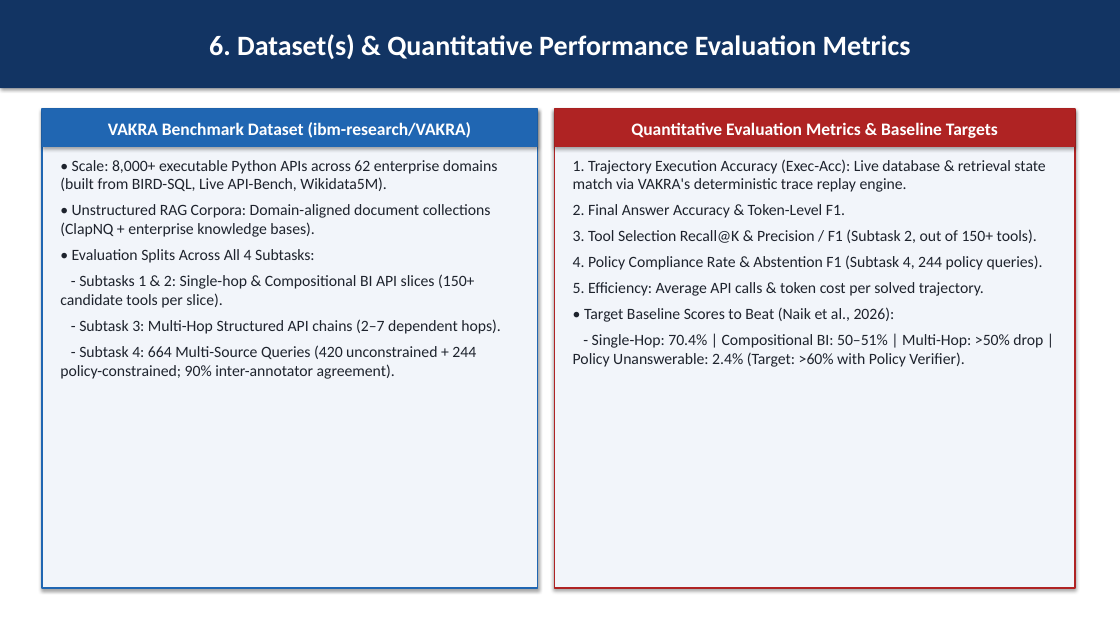
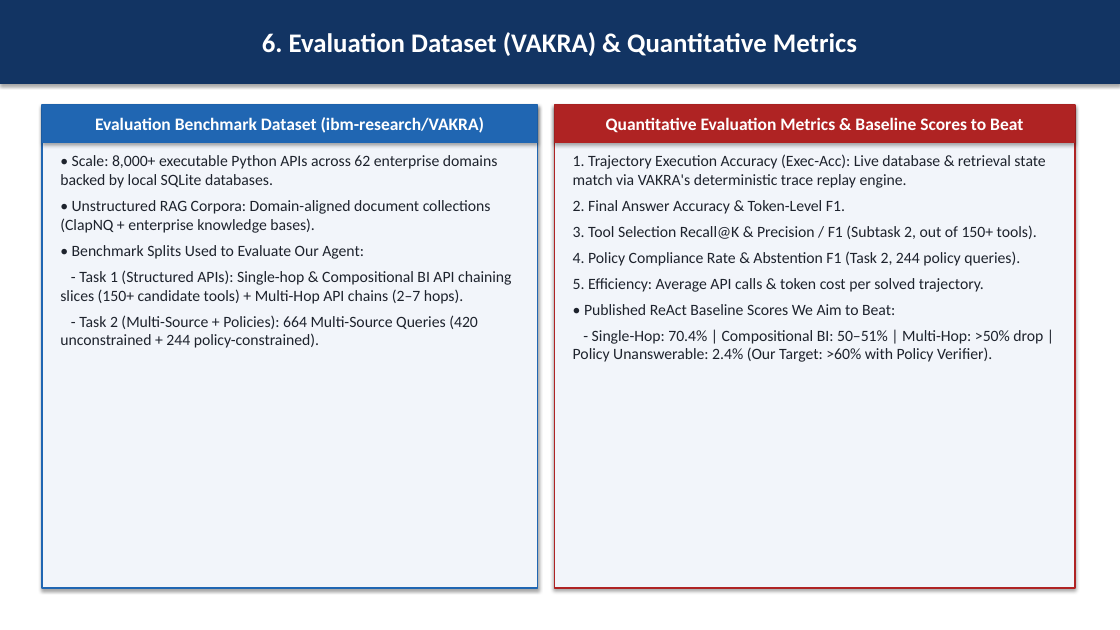
Before and after one commit to NancyHisham/SemEval-2027-Task-11-VAKRA-Advanced, a slide deck: slide 7 of Presentation_VAKRA_Nov21.pptx. Drawn at 1120x630 pixels with LibreOffice and Linux fonts; fonts in the diff are those of the drawing. Boxes give left, top, right and bottom in pixels: in the first picture for what was removed or moved away, otherwise in the second. Text is boxed around its words. In the diff, an @@ line names an element or a change of style, - is before the commit and + after.

```diff
--- a/Presentation_VAKRA_Nov21.pptx
+++ b/Presentation_VAKRA_Nov21.pptx
@@ rectangle "6. Evaluation Dataset (VAKRA) & ...": place and size @@
-rectangle "6. Evaluation Dataset (VAKRA) & ..." at box(0, 0, 1120, 88)
+rectangle "6. Evaluation Dataset (VAKRA) & ..." at box(0, 0, 1120, 84)
@@ text in rectangle at box(262, 32, 857, 56): text changed; size 24 to 23 pt @@
-6. Dataset(s) & Quantitative Performance Evaluation Metrics
+6. Evaluation Dataset (VAKRA) & Quantitative Metrics
@@ rectangle "Evaluation Benchmark Dataset (ibm-research/VAKRA)": place and size @@
-rectangle "Evaluation Benchmark Dataset (ibm-research/VAKRA)" at box(42, 109, 538, 147)
+rectangle "Evaluation Benchmark Dataset (ibm-research/VAKRA)" at box(42, 105, 538, 143)
@@ rectangle: place and size @@
-rectangle at box(42, 109, 538, 588)
+rectangle at box(42, 105, 538, 588)
@@ text in rectangle at box(95, 117, 485, 133): text changed @@
-VAKRA Benchmark Dataset (ibm-research/VAKRA)
+Evaluation Benchmark Dataset (ibm-research/VAKRA)
@@ rectangle "Quantitative Evaluation Metrics & Baseline ...": place and size @@
-rectangle "Quantitative Evaluation Metrics & Baseline ..." at box(555, 109, 1075, 147)
+rectangle "Quantitative Evaluation Metrics & Baseline ..." at box(555, 105, 1075, 143)
@@ rectangle: place and size @@
-rectangle at box(555, 109, 1075, 588)
+rectangle at box(555, 105, 1075, 588)
@@ text in rectangle at box(606, 117, 1023, 133): text changed @@
-Quantitative Evaluation Metrics & Baseline Targets
+Quantitative Evaluation Metrics & Baseline Scores to Beat
@@ text at box(573, 154, 1045, 362): text changed @@
-4. Policy Compliance Rate & Abstention F1 (Subtask 4, 244 policy queries).
+4. Policy Compliance Rate & Abstention F1 (Task 2, 244 policy queries).
@@ text at box(60, 155, 498, 188): text changed @@
-• Scale: 8,000+ executable Python APIs across 62 enterprise domains (built from BIRD-SQL, Live API-Bench, Wikidata5M).
+• Scale: 8,000+ executable Python APIs across 62 enterprise domains backed by local SQLite databases.
@@ text at box(60, 245, 511, 348): text changed @@
-• Evaluation Splits Across All 4 Subtasks:
-- Subtasks 1 & 2: Single-hop & Compositional BI API slices (150+ candidate tools per slice).
-- Subtask 3: Multi-Hop Structured API chains (2–7 dependent hops).
-- Subtask 4: 664 Multi-Source Queries (420 unconstrained + 244 policy-constrained; 90% inter-annotator agreement).
+• Benchmark Splits Used to Evaluate Our Agent:
+- Task 1 (Structured APIs): Single-hop & Compositional BI API chaining slices (150+ candidate tools) + Multi-Hop API chains (2–7 hops).
+- Task 2 (Multi-Source + Policies): 664 Multi-Source Queries (420 unconstrained + 244 policy-constrained).
@@ text at box(573, 304, 1043, 362): text changed @@
-• Target Baseline Scores to Beat (Naik et al., 2026):
-- Single-Hop: 70.4% | Compositional BI: 50–51% | Multi-Hop: >50% drop | Policy Unanswerable: 2.4% (Target: >60% with Policy Verifier).
+• Published ReAct Baseline Scores We Aim to Beat:
+- Single-Hop: 70.4% | Compositional BI: 50–51% | Multi-Hop: >50% drop | Policy Unanswerable: 2.4% (Our Target: >60% with Policy Verifier).
```
Also in this commit, not shown: 6 other slides changed, 7 other files.
